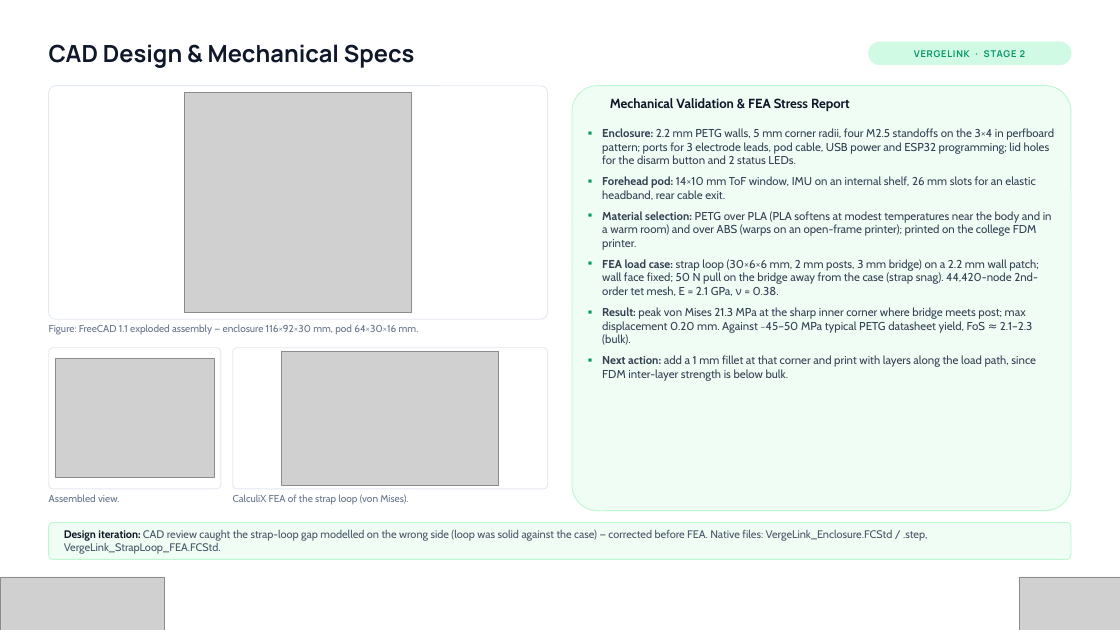
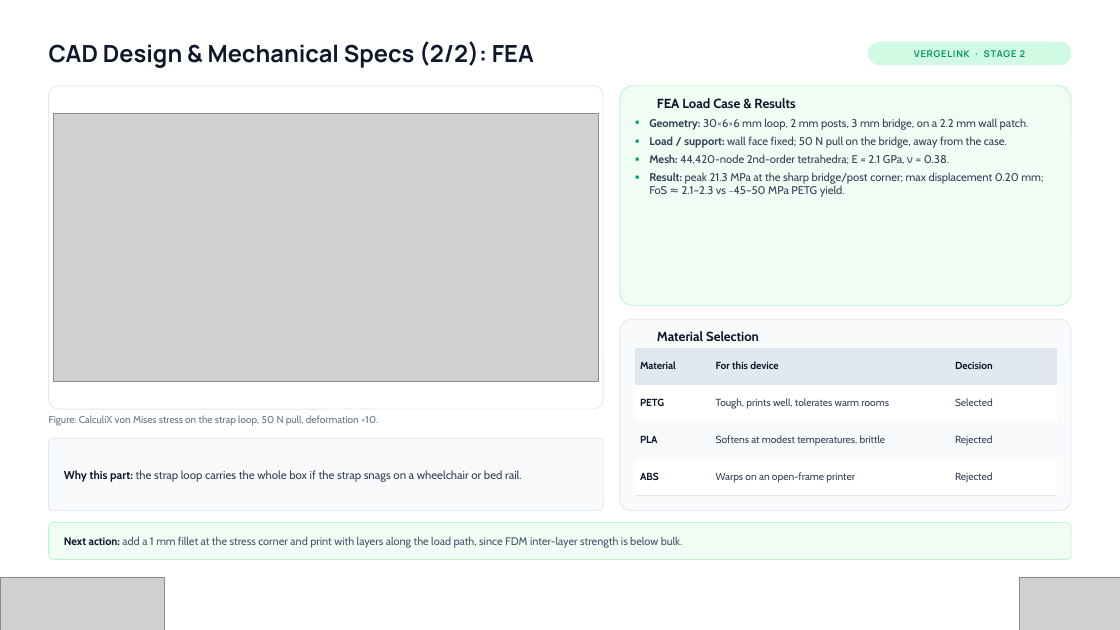
Before and after one commit to amalnathkp13-boop/vergelink, a slide deck: slide 9 of presentation/VergeLink_Vishwakarma_Stage2.pptx (slide 5 before the commit). Drawn at 1120x630 pixels with LibreOffice and Linux fonts; fonts in the diff are those of the drawing; grey boxes stand for pictures; background and template pictures are left out. Boxes give left, top, right and bottom in pixels: in the first picture for what was removed or moved away, otherwise in the second. Text is boxed around its words. In the diff, an @@ line names an element or a change of style, - is before the commit and + after.

```diff
--- a/presentation/VergeLink_Vishwakarma_Stage2.pptx
+++ b/presentation/VergeLink_Vishwakarma_Stage2.pptx
@@ text at (49, 41, 534, 68): text changed @@
-CAD Design & Mechanical Specs
+CAD Design & Mechanical Specs (2/2): FEA
@@ rounded rectangle: place and size @@
-rounded rectangle at (49, 86, 548, 319)
+rounded rectangle at (49, 86, 603, 409)
@@ rounded rectangle: place and size @@
-rounded rectangle at (233, 348, 548, 489)
+rounded rectangle at (620, 86, 1071, 306)
@@ rounded rectangle at (620, 86, 1071, 306): fill #FFFFFF to #F0FDF4; outline #E2E8F0 0.75 pt to #BBF7D0 0.75 pt; proportions changed @@
@@ picture: place and size @@
-picture at (185, 92, 412, 313)
+picture at (54, 113, 598, 381)
@@ text removed at (610, 98, 850, 112) @@
-Mechanical Validation & FEA Stress Report
@@ text at (649, 118, 1043, 197): text changed; size 9.8 to 9.6 pt @@
-▪ Enclosure: 2.2 mm PETG walls, 5 mm corner radii, four M2.5 standoffs on the 3×4 in perfboard pattern; ports for 3 electrode leads, pod cable, USB power and ESP32 programming; lid holes for the disarm button and 2 status LEDs.
-▪ Forehead pod: 14×10 mm ToF window, IMU on an internal shelf, 26 mm slots for an elastic headband, rear cable exit.
-▪ Material selection: PETG over PLA (PLA softens at modest temperatures near the body and in a warm room) and over ABS (warps on an open-frame printer); printed on the college FDM printer.
-▪ FEA load case: strap loop (30×6×6 mm, 2 mm posts, 3 mm bridge) on a 2.2 mm wall patch; wall face fixed; 50 N pull on the bridge away from the case (strap snag). 44,420-node 2nd-order tet mesh, E = 2.1 GPa, ν = 0.38.
-▪ Result: peak von Mises 21.3 MPa at the sharp inner corner where bridge meets post; max displacement 0.20 mm. Against ~45–50 MPa typical PETG datasheet yield, FoS ≈ 2.1–2.3 (bulk).
-▪ Next action: add a 1 mm fillet at that corner and print with layers along the load path, since FDM inter-layer strength is below bulk.
+▪ Geometry: 30×6×6 mm loop, 2 mm posts, 3 mm bridge, on a 2.2 mm wall patch.
+▪ Load / support: wall face fixed; 50 N pull on the bridge, away from the case.
+▪ Mesh: 44,420-node 2nd-order tetrahedra; E = 2.1 GPa, ν = 0.38.
+▪ Result: peak 21.3 MPa at the sharp bridge/post corner; max displacement 0.20 mm; FoS ≈ 2.1–2.3 vs ~45–50 MPa PETG yield.
@@ text added at (657, 98, 795, 108), 11.2 pt, text #0F172A, bold @@
+FEA Load Case & Results
@@ rounded rectangle: place and size @@
-rounded rectangle at (572, 86, 1071, 511)
+rounded rectangle at (620, 319, 1071, 511)
@@ rounded rectangle at (620, 319, 1071, 511): fill #F0FDF4 to #F8FAFC; outline #BBF7D0 0.75 pt to #E2E8F0 0.75 pt @@
@@ picture removed at (55, 359, 214, 478) @@
@@ picture removed at (281, 351, 498, 486) @@
@@ table added at (635, 348, 1057, 496), 4 rows, 3 columns @@
+Material | For this device | Decision
+PETG | Tough, prints well, tolerates warm rooms | Selected
+PLA | Softens at modest temperatures, brittle | Rejected
+ABS | Warps on an open-frame printer | Rejected
@@ text added at (657, 331, 759, 341), 11.2 pt, text #0F172A, bold @@
+Material Selection
@@ text at (49, 415, 378, 426): text changed @@
-Figure: FreeCAD 1.1 exploded assembly — enclosure 116×92×30 mm, pod 64×30×16 mm.
+Figure: CalculiX von Mises stress on the strap loop, 50 N pull, deformation ×10.
@@ rounded rectangle: place and size @@
-rounded rectangle at (49, 348, 221, 489)
+rounded rectangle at (49, 439, 603, 511)
@@ rounded rectangle at (49, 439, 603, 511): fill #FFFFFF to #F8FAFC; proportions changed @@
@@ text added at (64, 470, 522, 482), 9.8 pt, text #334155 @@
+Why this part: the strap loop carries the whole box if the strap snags on a wheelchair or bed rail.
@@ text removed at (49, 494, 119, 502) @@
-Assembled view.
@@ text removed at (233, 494, 408, 505) @@
-CalculiX FEA of the strap loop (von Mises).
@@ text at (64, 537, 683, 548): text changed @@
-Design iteration: CAD review caught the strap-loop gap modelled on the wrong side (loop was solid against the case) — corrected before FEA. Native files: VergeLink_Enclosure.FCStd / .step, VergeLink_StrapLoop_FEA.FCStd.
+Next action: add a 1 mm fillet at the stress corner and print with layers along the load path, since FDM inter-layer strength is below bulk.
```
Also in this commit, not shown: 10 other slides changed, 7 slides added, 2 other files.
